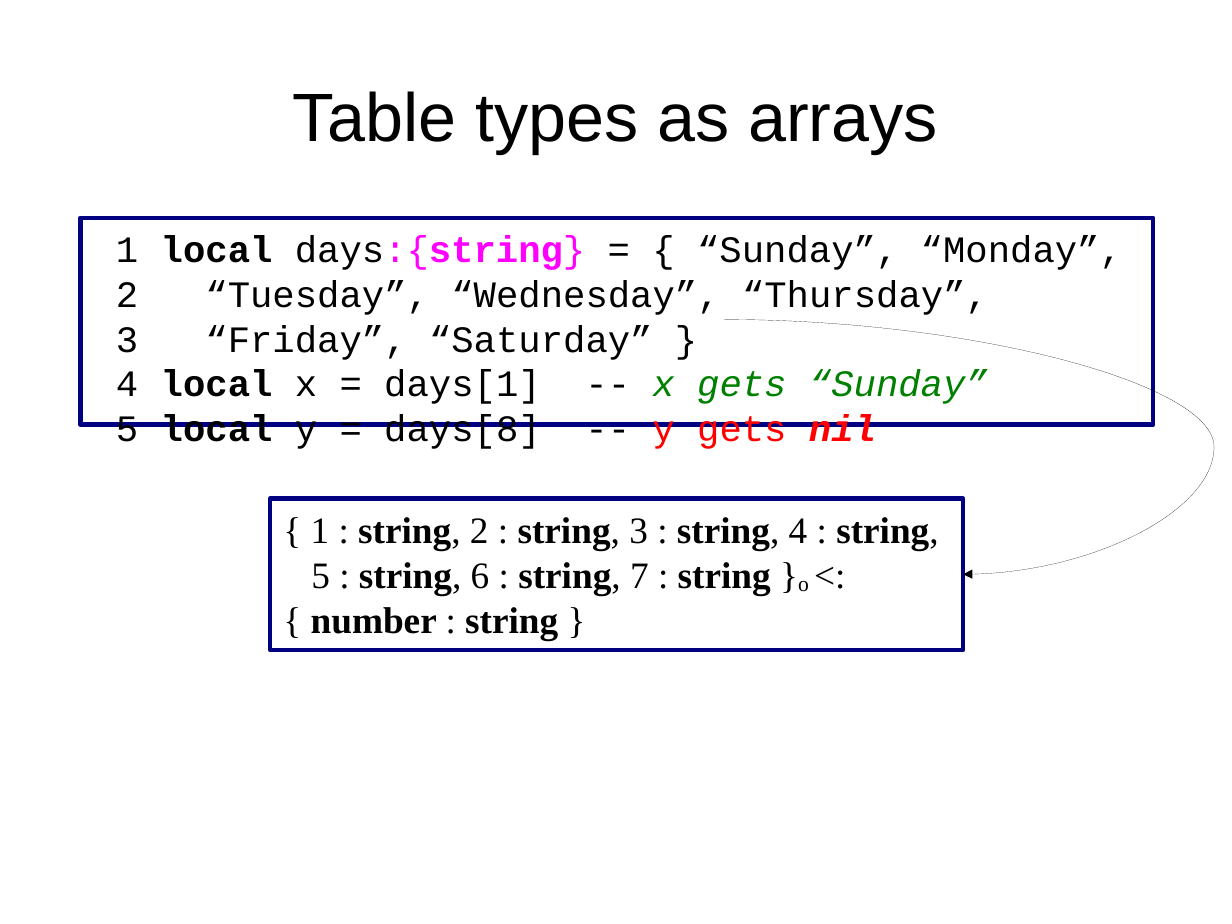
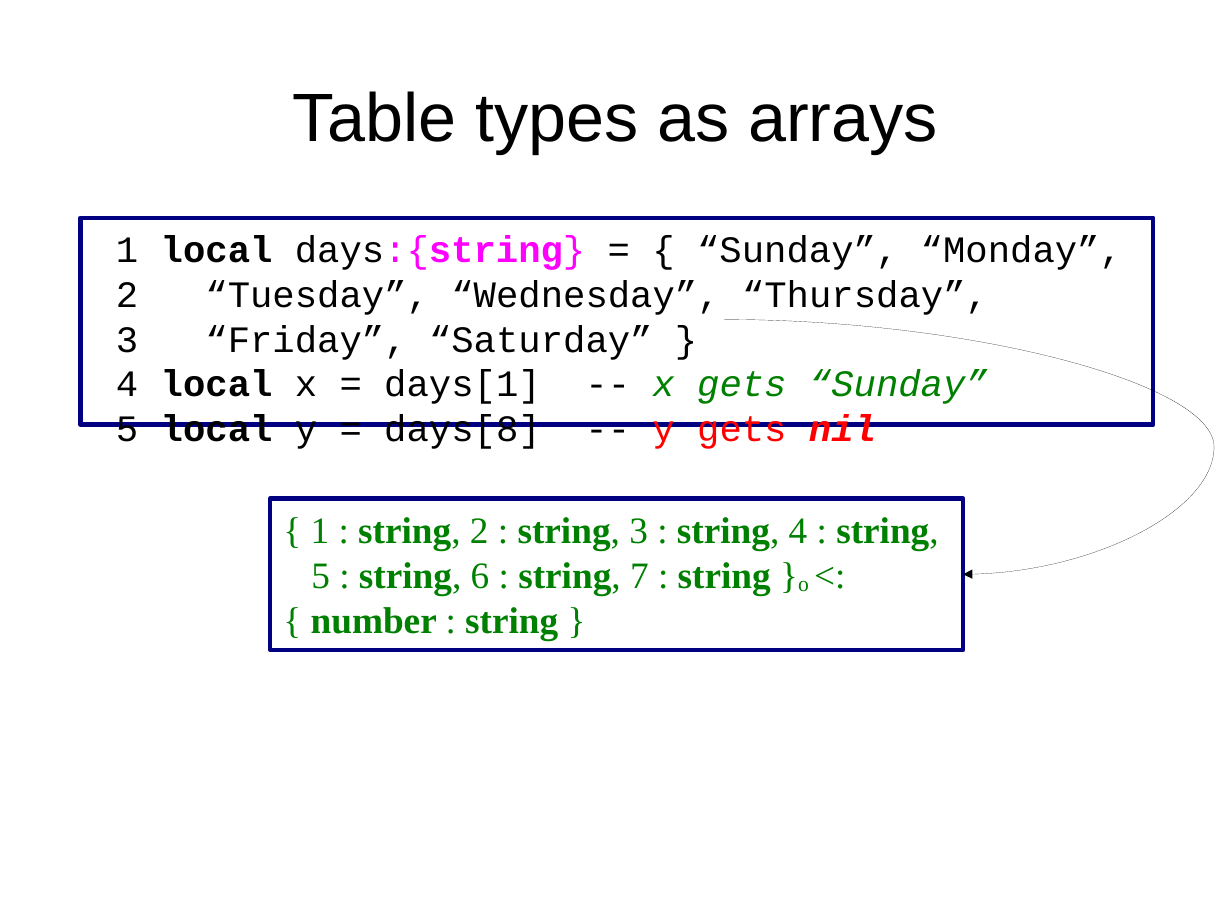
Before and after one commit to andremm/typedlua, a slide deck: slide 28 of doc/slides/dyla2014.odp. Drawn at 1232x924 pixels with LibreOffice and Linux fonts; fonts in the diff are those of the drawing. Boxes give left, top, right and bottom in pixels: in the first picture for what was removed or moved away, otherwise in the second. Text is boxed around its words. In the diff, an @@ line names an element or a change of style, - is before the commit and + after.

Commit message:
Improving the slides regarding projection types

```diff
--- a/doc/slides/dyla2014.odp
+++ b/doc/slides/dyla2014.odp
@@ rectangle "{ 1 : string, 2 ..." at bbox=[271, 499, 964, 650]: text colour #000000 to #008000 @@
```
Also in this commit, not shown: 12 other slides changed.
